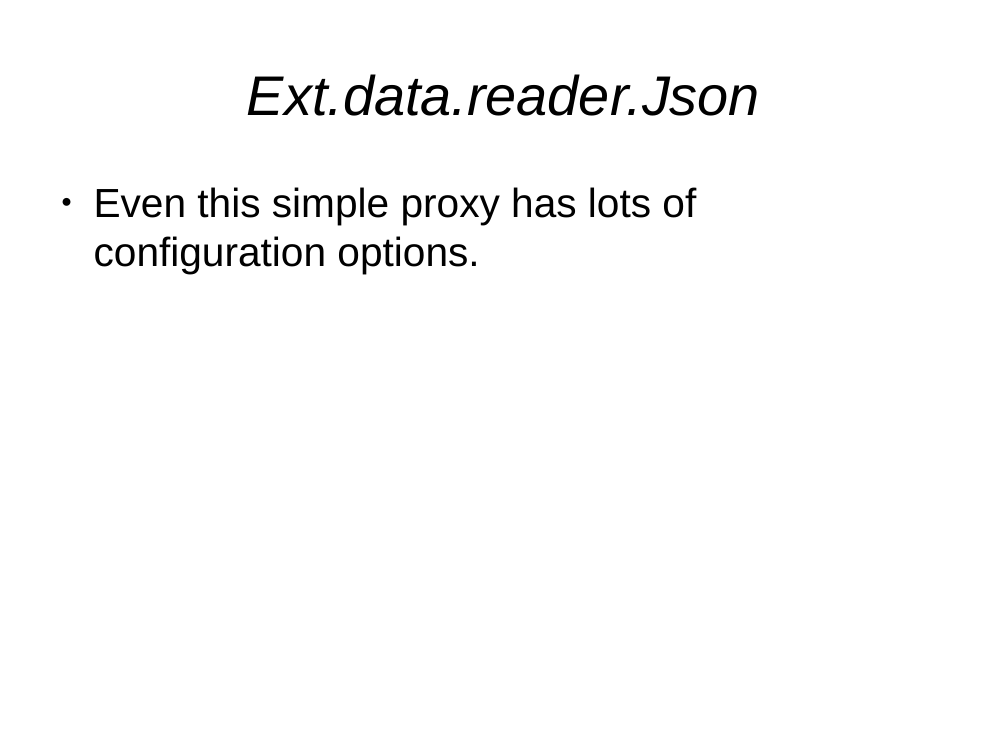
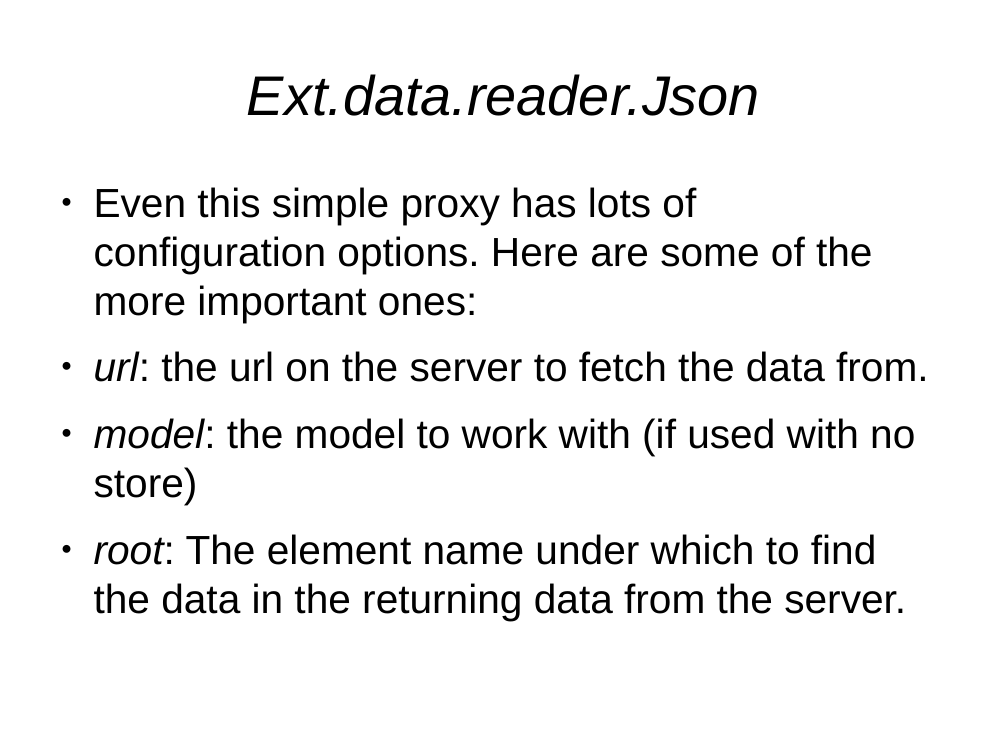
Before and after one commit to veltzer/demos, a slide deck: slide 19 of javascript/extjs/doc/extjs_data.odp (slide 18 before the commit). Drawn at 1008x756 pixels with LibreOffice and Linux fonts; fonts in the diff are those of the drawing. Boxes give left, top, right and bottom in pixels: in the first picture for what was removed or moved away, otherwise in the second. Text is boxed around its words. In the diff, an @@ line names an element or a change of style, - is before the commit and + after.

```diff
--- a/javascript/extjs/doc/extjs_data.odp
+++ b/javascript/extjs/doc/extjs_data.odp
@@ text at [94, 187, 928, 620]: text changed @@
-● Even this simple proxy has lots of configuration options.
+● Even this simple proxy has lots of configuration options. Here are some of the more important ones:
+● url: the url on the server to fetch the data from.
+● model: the model to work with (if used with no store)
+● root: The element name under which to find the data in the returning data from the server.
```
Also in this commit, not shown: 6 slides added, 5 other files.
